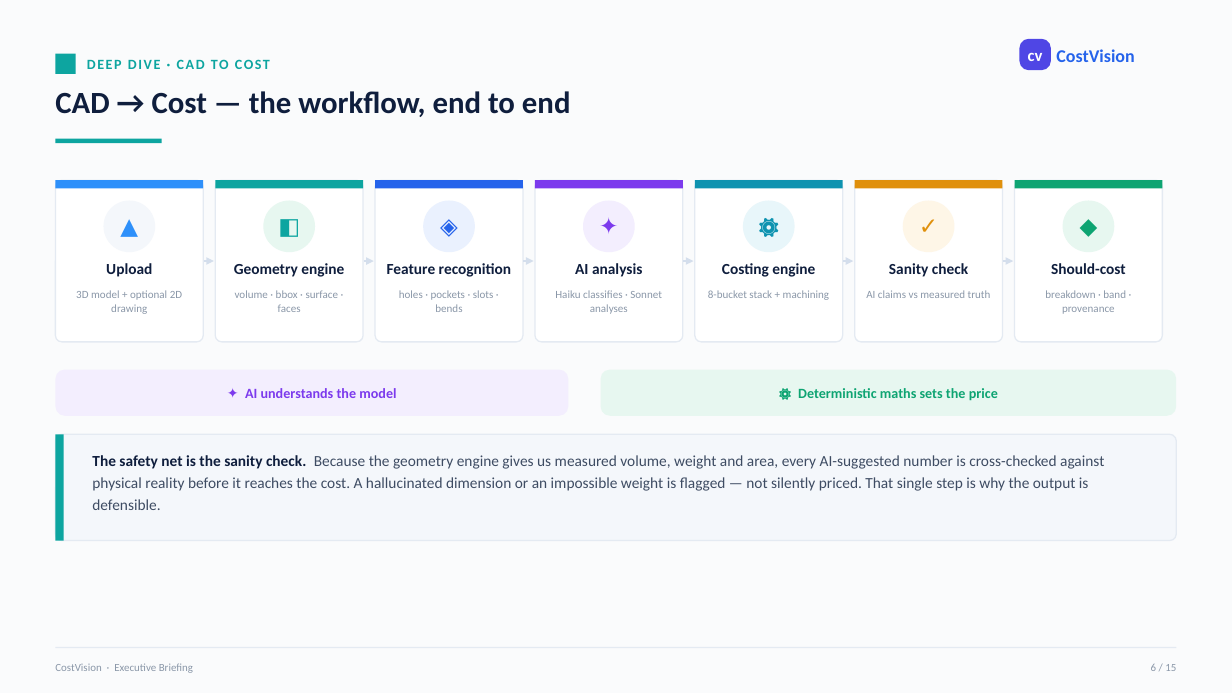
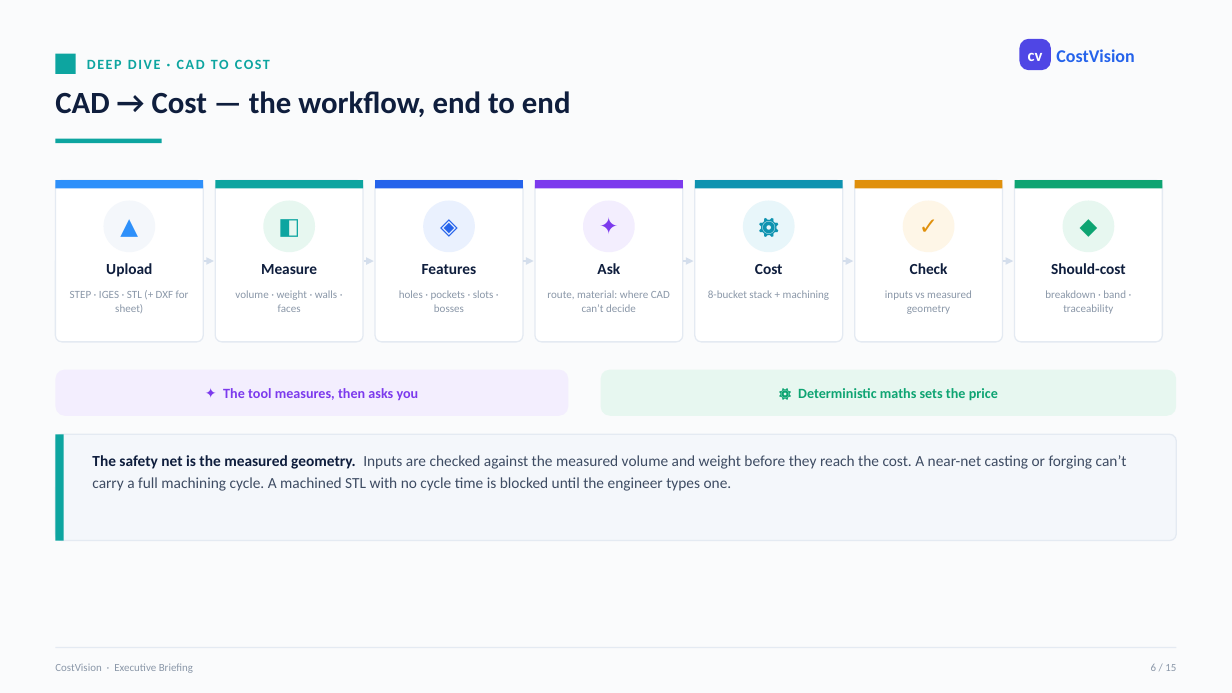
Before and after one commit to bhosaleavinash546/leamington-marathi, a slide deck: slide 6 of CostVision-Executive-Summary.pptx. Drawn at 1232x693 pixels with LibreOffice and Linux fonts; fonts in the diff are those of the drawing. Boxes give left, top, right and bottom in pixels: in the first picture for what was removed or moved away, otherwise in the second. Text is boxed around its words. In the diff, an @@ line names an element or a change of style, - is before the commit and + after.

```diff
--- a/CostVision-Executive-Summary.pptx
+++ b/CostVision-Executive-Summary.pptx
@@ text at [261, 264, 317, 274]: text changed @@
-Geometry engine
+Measure
@@ text at [422, 264, 477, 274]: text changed @@
-Feature recognition
+Features
@@ text at [597, 263, 620, 274]: text changed @@
-AI analysis
+Ask
@@ text at [755, 264, 783, 274]: text changed @@
-Costing engine
+Cost
@@ text at [910, 263, 948, 274]: text changed @@
-Sanity check
+Check
@@ text at [70, 290, 189, 313]: text changed @@
-3D model + optional 2D drawing
+STEP · IGES · STL (+ DXF for sheet)
@@ text at [235, 290, 337, 312]: text changed @@
-volume · bbox · surface · faces
+volume · weight · walls · faces
@@ text at [399, 290, 494, 312]: text changed @@
-holes · pockets · slots · bends
+holes · pockets · slots · bosses
@@ text at [547, 290, 670, 312]: text changed @@
-Haiku classifies · Sonnet analyses
+route, material: where CAD can’t decide
@@ text at [885, 290, 972, 314]: text changed @@
-AI claims vs measured truth
+inputs vs measured geometry
@@ text at [1045, 290, 1126, 314]: text changed @@
-breakdown · band · provenance
+breakdown · band · traceability
@@ text at [223, 388, 419, 400]: text changed @@
-✦ AI understands the model
+✦ The tool measures, then asks you
@@ text at [92, 455, 1127, 491]: text changed @@
-The safety net is the sanity check. Because the geometry engine gives us measured volume, weight and area, every AI-suggested number is cross-checked against physical reality before it reaches the cost. A hallucinated dimension or an impossible weight is flagged — not silently priced. That single step is why the output is defensible.
+The safety net is the measured geometry. Inputs are checked against the measured volume and weight before they reach the cost. A near-net casting or forging can’t carry a full machining cycle. A machined STL with no cycle time is blocked until the engineer types one.
```
Also in this commit, not shown: 14 other slides changed.
